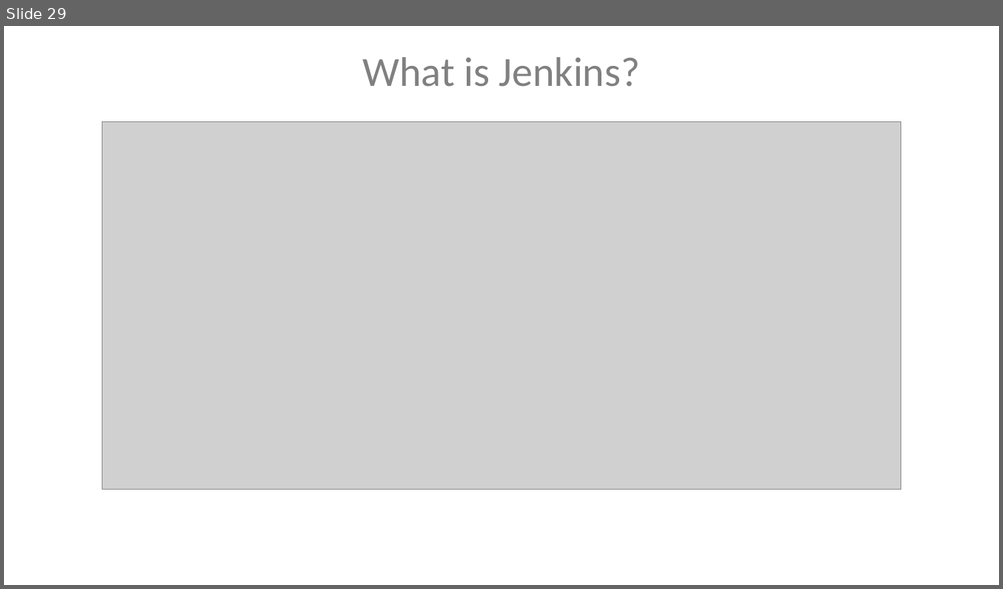
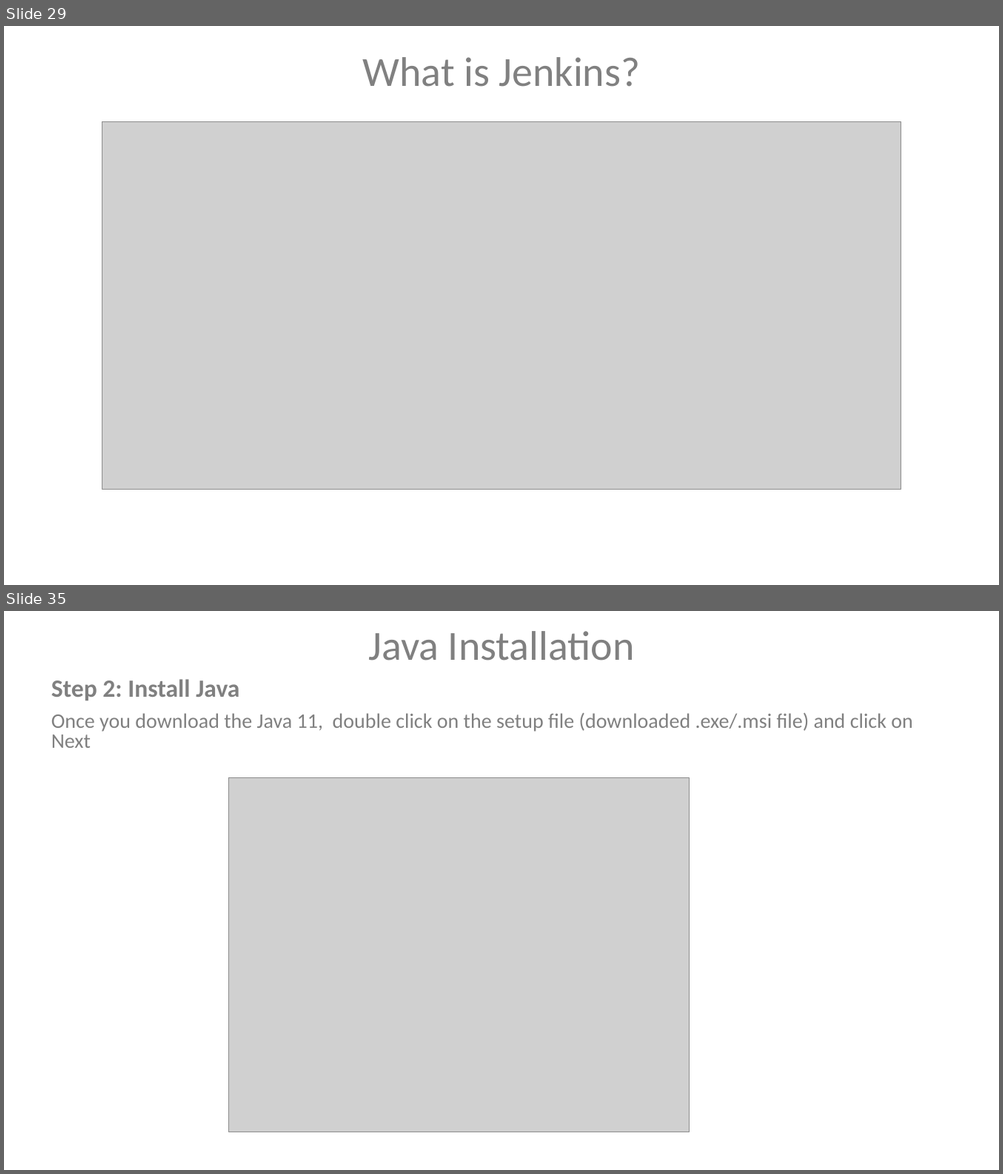
Before and after one commit to VaijinathHarbak/DevOpsDemo, a slide deck: DevOps.pptx. Shown one above the other, each under a label of ours: slide 29 before the commit, slides 29 and 35 after it; the slides between them are not shown. The pictures are 1003x589 and 1003x1174 pixels, drawn with LibreOffice and Linux fonts; fonts in the diff are those of the drawing; grey boxes stand for pictures. Boxes give left, top, right and bottom in pixels: in the first picture for what was removed or moved away, otherwise in the second. Text is boxed around its words. In the diff, an @@ line names an element or a change of style, - is before the commit and + after.

```diff
--- a/DevOps.pptx
+++ b/DevOps.pptx
@@ slide 35 added at (4,611,999,1170), background #FFFFFF @@
@@ text added at (368,631,634,661), 40 pt, text #808080 @@
+Java Installation
@@ text added at (51,679,913,748), 20 pt, text #808080 @@
+Step 2: Install Java
+Once you download the Java 11, double click on the setup file (downloaded .exe/.msi file) and click on Next
@@ picture added at (228,778,689,1132) @@
```
Also in this commit, not shown: 1 slide changed, 20 other slides added, 1 other file.
